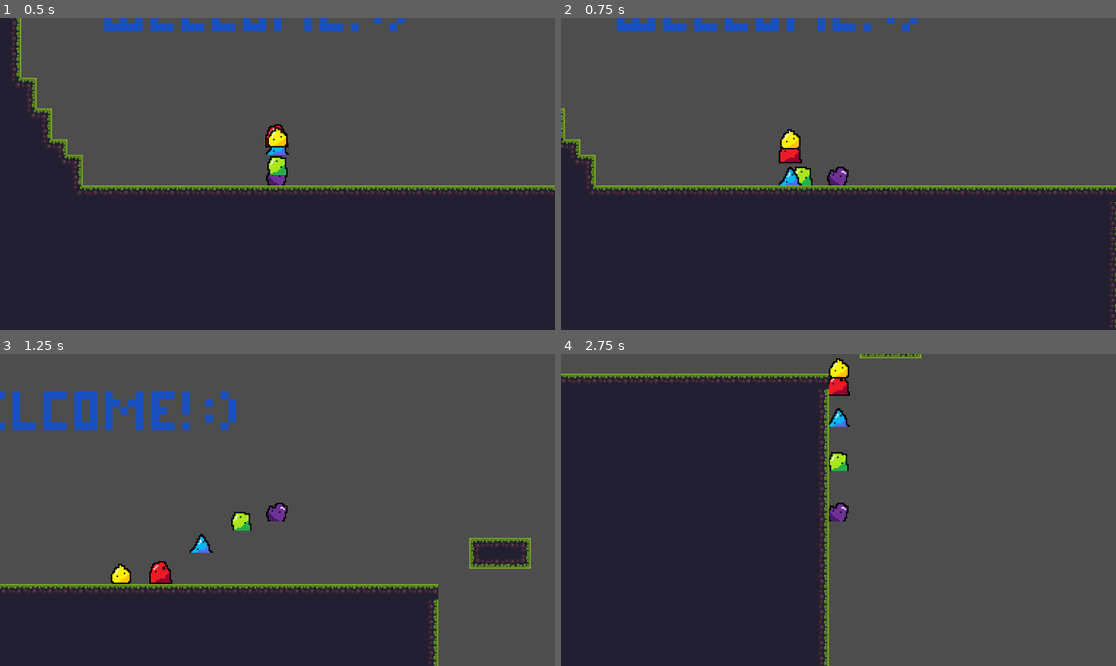
Above: before the commit, frames 1-4 (two rows, left to right).
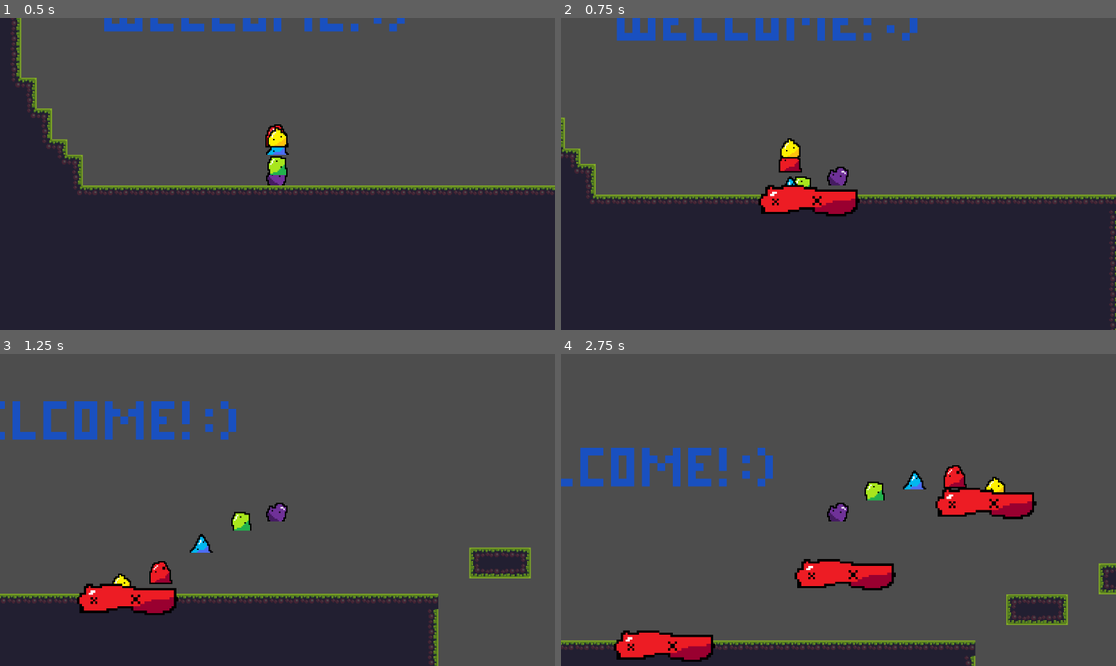
Above: after the commit, the same moments.

Repository: AndreiP240/sacrifices
Game: Godot game, scene res://main scene.tscn
Two runs of this game, one before a commit and one after it. Both use one fixed random seed, a clock stepped at 60 frames per second and the inputs below.
Inputs:
- Up to frame 1 (0.5 s): no input
- Up to frame 2 (0.75 s): hold D (right) from 0.53 s (still down); tap R (red_platform, bound only after the commit) at 0.6 s
- Up to frame 3 (1.25 s): keep holding D (right); tap Space (jump) at 0.77 s
- Up to frame 4 (2.75 s): tap R (red_platform, bound only after the commit) at 1.35, 2.1 s; tap Space (jump) at 1.52 s; release D (right) at 2.03 s; hold A (left) from 2.03 s (still down)

Frame 1 is identical in both runs. In frame 2, 8.3% of the frame differs, in the area x 0-100%, y 0-100%; in frame 3, 8.4%; in frame 4, 51%.

Commit message:
Code fix

Diff:
--- a/main scene.tscn
+++ b/main scene.tscn
@@ -11,6 +11,7 @@
 [ext_resource type="Script" uid="uid://h6tkty5wvrdn" path="res://yellow_slime.gd" id="8_neqfu"]
 [ext_resource type="Texture2D" uid="uid://cmagt7id0tssb" path="res://assets/tiles and background_foreground (new)/tiles and background_foreground (new)/tileset_32x32(new).png" id="10_4rud1"]
 [ext_resource type="Texture2D" uid="uid://s15sqx12k3u5" path="res://assets/decorations/sprites/world_tileset.png" id="11_7fvey"]
+[ext_resource type="PackedScene" uid="uid://d3j5frtp8fbrj" path="res://red_platform.tscn" id="12_7fvey"]
 
 [sub_resource type="RectangleShape2D" id="RectangleShape2D_4rud1"]
 size = Vector2(88.00839, 243.15112)
@@ -343,11 +344,12 @@
 scale = Vector2(0.86599606, 0.95663184)
 
 [node name="Sprite2D" type="Sprite2D" parent="CharacterBody2D"]
-scale = Vector2(-7, -20.231)
+scale = Vector2(-7.024799, -20.033663)
 texture = ExtResource("6_18xev")
 
 [node name="CollisionShape2D" type="CollisionShape2D" parent="CharacterBody2D"]
 position = Vector2(-2.338272, -40.82598)
+scale = Vector2(0.9802841, 0.98285574)
 shape = SubResource("RectangleShape2D_4rud1")
 
 [node name="green_slime" type="Sprite2D" parent="."]
@@ -388,3 +390,6 @@
 tile_set = SubResource("TileSet_v7vy4")
 format = 2
 layer_0/tile_data = PackedInt32Array(2228340, 589824, 0, 2228341, 655360, 0, 2228342, 655360, 0, 2228343, 655360, 0, 22 …(1469 unchanged characters)…
+
+[node name="Node" parent="." instance=ExtResource("12_7fvey")]
+position = Vector2(477, -428)
--- a/movement.gd
+++ b/movement.gd
@@ -2,6 +2,7 @@
 const SPEED = 500.0
 const JUMP_VELOCITY = -500
 var position_history: Array[Vector2] = []
+var PlatformScene = preload("res://red_platform.tscn")
 
 func _physics_process(delta: float) -> void:
 	if not is_on_floor():
@@ -17,3 +18,13 @@
 	position_history.append(global_position)
 	if position_history.size() > 600:
 		position_history.pop_front()
+func _process(delta):
+	if Input.is_action_just_pressed("red_platform"):
+		summon_platform()
+func summon_platform():
+	var platform = PlatformScene.instantiate()
+	var offset = Vector2(0, 32)  # adjust depending on your player size
+	platform.position = global_position + offset
+	get_tree().current_scene.add_child(platform)
+	print("Platform spawned at:", platform.position)
+	print("Parent node:", get_parent())
--- a/project.godot
+++ b/project.godot
@@ -32,6 +32,11 @@
 "events": [Object(InputEventKey,"resource_local_to_scene":false,"resource_name":"","device":0,"window_id":0,"alt_presse …(189 unchanged characters)…
 ]
 }
+red_platform={
+"deadzone": 0.2,
+"events": [Object(InputEventKey,"resource_local_to_scene":false,"resource_name":"","device":0,"window_id":0,"alt_pressed":false,"shift_pressed":false,"ctrl_pressed":false,"meta_pressed":false,"pressed":false,"keycode":0,"physical_keycode":82,"key_label":0,"unicode":0,"location":0,"echo":false,"script":null)
+]
+}
 
 [rendering]
 
--- /dev/null
+++ b/red_platform.gd
@@ -0,0 +1 @@
+extends AnimatedSprite2D
--- /dev/null
+++ b/red_platform.tscn
@@ -0,0 +1,40 @@
+[gd_scene load_steps=6 format=3 uid="uid://d3j5frtp8fbrj"]
+
+[ext_resource type="Texture2D" uid="uid://deqxwtocmn5ri" path="res://assets/slimes/red_platform0.png" id="1_h6o84"]
+[ext_resource type="Texture2D" uid="uid://dgkndloxp1bge" path="res://assets/slimes/red_platform1.png" id="2_0rwef"]
+[ext_resource type="Texture2D" uid="uid://dhafvd4ei3pf" path="res://assets/slimes/red_platform2.png" id="3_5tb0w"]
+
+[sub_resource type="SpriteFrames" id="SpriteFrames_7bxi3"]
+animations = [{
+"frames": [{
+"duration": 3.0,
+"texture": ExtResource("1_h6o84")
+}, {
+"duration": 2.0,
+"texture": ExtResource("2_0rwef")
+}, {
+"duration": 4.0,
+"texture": ExtResource("3_5tb0w")
+}],
+"loop": false,
+"name": &"red_platform",
+"speed": 5.0
+}]
+
+[sub_resource type="RectangleShape2D" id="RectangleShape2D_05ajh"]
+size = Vector2(44, 12)
+
+[node name="StaticBody2D" type="StaticBody2D"]
+
+[node name="AnimatedSprite2D" type="AnimatedSprite2D" parent="."]
+position = Vector2(0, -15)
+scale = Vector2(4.663382, 4.663382)
+sprite_frames = SubResource("SpriteFrames_7bxi3")
+animation = &"red_platform"
+frame = 2
+frame_progress = 1.0
+
+[node name="CollisionShape2D" type="CollisionShape2D" parent="."]
+scale = Vector2(4.663382, 4.663382)
+shape = SubResource("RectangleShape2D_05ajh")
+debug_color = Color(0.94052935, 0.22353452, 0.2667337, 0.41960785)
Binary file added: assets/slimes/red_platform0.png
Not shown, added: assets/slimes/red_platform0.png.import
Binary file added: assets/slimes/red_platform1.png
Not shown, added: assets/slimes/red_platform1.png.import
Binary file added: assets/slimes/red_platform2.png
Not shown, added: assets/slimes/red_platform2.png.import
Not shown: 1 places in main scene.tscn that only renumber resources
Not shown, added: red_platform.gd.uid
